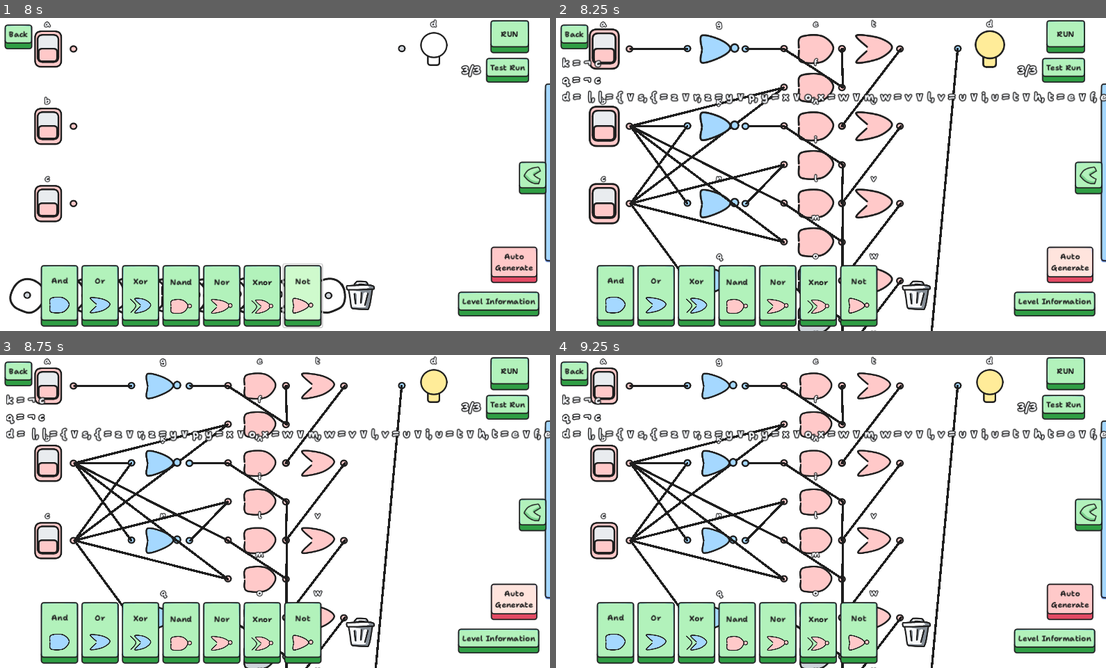
Above: before the commit, frames 1-4 (two rows, left to right).
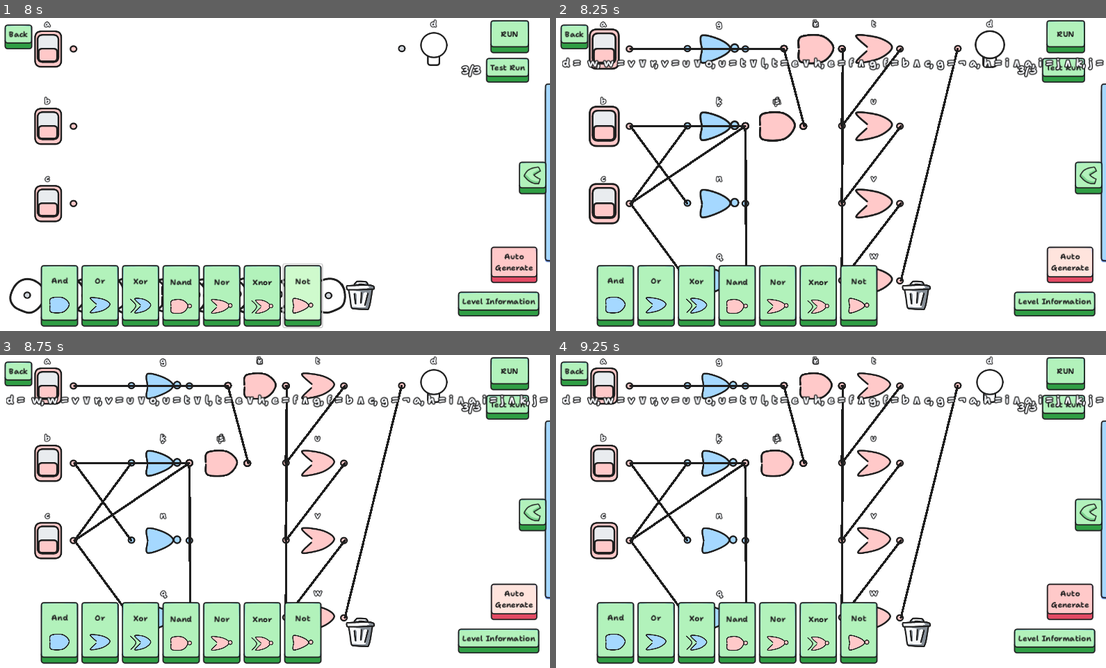
Above: after the commit, the same moments.

Repository: sininen-blue/logic-gate-tesseract
Game: Godot game, scene res://ui/title_page.tscn
The game is run twice, just before and just after one commit, with the same random seed, the same clock (stepped at 60 frames per second) and the same inputs.
Inputs (mouse positions are in pixels of both pictures, inside the frame that each line leads up to):
- Up to frame 1 (8 s): click "Play" at 0.5 s; click "Play" at 1.25 s; click (357, 130) at 2 s; click "And" at 2.75 s; click "Or" at 3.5 s; click "Xor" at 4.25 s; click "Nand" at 5 s; click "Nor" at 5.75 s; click "Xnor" at 6.5 s; click "Not" at 7.25 s
- Up to frame 2 (8.25 s): click "Auto Generate" at 8 s
- Up to frame 3 (8.75 s): no input
- Up to frame 4 (9.25 s): click "Test Run" at 8.75 s

Frame 1 is identical in both runs. In frame 2, 10% of the frame differs, in the area x 1-100%, y 0-100%; in frame 3, 9.4%; in frame 4, 9.4%.

Commit message:
it works?

Diff:
--- a/simulation/simulation-manager.gd
+++ b/simulation/simulation-manager.gd
@@ -128,23 +128,17 @@
 		sop.append(product)
 
 	print(sop)
-	var and_gate_list: Array[Gate] = []
+	var sop_and_gate_list: Array[Gate] = []
 	var row: int = 0
 	for product in sop:
+		var local_and_gate_list: Array[Gate] = []
 		if len(product) == 2:
 			create_gate("and", "generated", row)
-			and_gate_list.append(all_gates[-1])
-		if len(product) == 3:
-			create_gate("and", "generated", row)
-			and_gate_list.append(all_gates[-1])
-
-			# this should not be counted in the and gate list
-			# but I need to be able to access it
-			# make a global and gate list and local?
-			create_gate("and", "generated", row+.5)
-			and_gate_list.append(all_gates[-1])
-
-			manual_connection(all_gates[-1], all_gates[-2])
+			local_and_gate_list.append(all_gates[-1])
+			sop_and_gate_list.append(all_gates[-1])
+		if len(product) > 2:
+			local_and_gate_list = generate_and_gates(len(product)-1)
+			sop_and_gate_list.append(local_and_gate_list[0])
 
 		var variable_count: int = 0
 		for variable in product:
@@ -157,28 +151,28 @@
 			if variable[0] == "!":
 				create_gate("not", "generated not", row)
 				manual_connection(start_gates[int(variable[1])], all_gates[-1])
-				manual_connection(all_gates[-1], and_gate_list[row+and_index])
+				manual_connection(all_gates[-1], local_and_gate_list[and_index])
 			else:
-				manual_connection(start_gates[int(variable[0])], and_gate_list[row+and_index])
+				manual_connection(start_gates[int(variable[0])], local_and_gate_list[and_index])
 			variable_count += 1
 		row+= 1
 
 	# or together here
-	if len(and_gate_list) == 1:
-		manual_connection(and_gate_list[0], end_gates[0])
-	elif len(and_gate_list) == 2:
+	if len(sop_and_gate_list) == 1:
+		manual_connection(sop_and_gate_list[0], end_gates[0])
+	elif len(sop_and_gate_list) == 2:
 		create_gate("or", "generated", row)
 		var or_gate: Gate = all_gates[-1]
 
-		for and_gate in and_gate_list:
+		for and_gate in sop_and_gate_list:
 			manual_connection(and_gate, or_gate)
 	else:
-		var or_gate_list: Array[Gate] = generate_or_gates(len(and_gate_list)-1)
-		manual_connection(and_gate_list[0], or_gate_list[0])
+		var or_gate_list: Array[Gate] = generate_or_gates(len(sop_and_gate_list)-1)
+		manual_connection(sop_and_gate_list[0], or_gate_list[0])
 
 		# -1 to account for the first or gate generated
 		for i in range(len(or_gate_list)):
-			manual_connection(and_gate_list[i+1], or_gate_list[i])
+			manual_connection(sop_and_gate_list[i+1], or_gate_list[i])
 
 		manual_connection(or_gate_list[-1], end_gates[0])
 
@@ -206,6 +200,22 @@
 		row += 1
 
 	return or_gate_list
+
+func generate_and_gates(amount: int) -> Array[Gate]:
+	var and_gate_list: Array[Gate]
+	var row: int = 0
+
+	create_gate("and", "generated", row)
+	and_gate_list.append(all_gates[-1])
+	row += 1
+	for i in range(amount-1):
+		create_gate("and", "generated and", row)
+		and_gate_list.append(all_gates[-1])
+
+		manual_connection(all_gates[-1], all_gates[-2])
+		row += 1
+
+	return and_gate_list
 
 
 ## TODO: change the random creaton thing and just have set positions
@@ -221,6 +231,8 @@
 		start_location = Vector2(1000, 200*len(end_gates))
 	elif location == "generated not":
 		start_location = Vector2(300, 200*count)
+	elif location == "generated and":
+		start_location = Vector2(450, 200*count)
 	elif location == "generated":
 		start_location = Vector2(550, 200*count)
 	elif location == "generated or":
--- a/simulation/simulation.tscn
+++ b/simulation/simulation.tscn
@@ -62,6 +62,7 @@
 metadata/_edit_lock_ = true
 
 [node name="AutoGenerateButton" type="Button" parent="CanvasLayer/UI"]
+layout_mode = 0
 offset_left = 1028.0
 offset_top = 472.0
 offset_right = 1127.0
